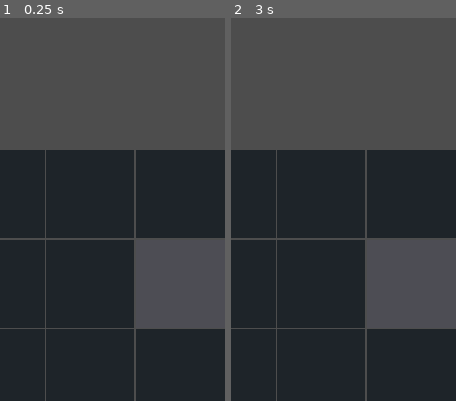
Above: before the commit, frames 1-2 (left to right).
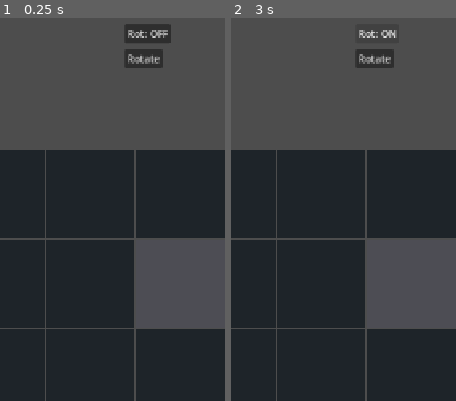
Above: after the commit, the same moments.

Repository: tokko/pipe-mania
Game: Godot game, scene res://scenes/main.tscn
Same seed, same stepped clock (60 frames per second), same inputs: the game is played once before the commit and once after it.
Inputs (mouse positions are % of the whole screen's width and height, from its top left):
- Up to frame 1 (0.25 s): no input
- Up to frame 2 (3 s): click (83, 2) at 0.5 s, where only the run after the commit has a clickable "Rot: OFF"; click (82, 2) at 1.25 s, where only the run after the commit has a clickable "Rot: ON"; click (82, 5) at 2 s, where only the run after the commit has a clickable "Rotate"; click (83, 2) at 2.75 s, where only the run after the commit has a clickable "Rot: OFF"
The pictures show only the part of the screen within x 50-100%, y 0-50%; the shares and areas given below are measured in that part.

The runs differ from the first frame. In frame 1, 1.6% of the frame differs, in the area x 56-76%, y 1-14%; in frame 2, 0.9%.

Commit message:
feat(S2.4): Settings autoload + rotation toggle + in-run controls
- scripts/settings.gd (autoload): rotation_enabled (default off) + audio/haptics flags
- main.gd: _effective_rotation() gates placement rotation on Settings.rotation_enabled;
  cycle_rotation() (renamed from rotate() — collided with Node2D.rotate(float) -> load failure
  -> headless hang); haptics gated on Settings
- hud.gd: in-run 'Rot' toggle button + 'Rotate' button (rotate_pressed signal -> cycle_rotation)
- scripted integration: ROT_OFF=0, ROT_ON=1 (toggle gates rotation), AUDIO/HAPTICS flags
- gate 75 green. E2 build phase complete.

Diff:
--- a/project.godot
+++ b/project.godot
@@ -14,6 +14,7 @@
 [autoload]
 
 Config="*res://scripts/config.gd"
+Settings="*res://scripts/settings.gd"
 
 [display]
 
--- a/scripts/main.gd
+++ b/scripts/main.gd
@@ -21,7 +21,7 @@
 var _gs
 var _bv
 var _hud
-var _rotation := 0  # S2.4 wires the rotation toggle; default = fixed spawn orientation
+var _current_rotation := 0  # player-chosen orientation; used only when Settings.rotation_enabled
 var _build_remaining := 0.0  # build-phase countdown (E3 wires GO at zero)
 
 
@@ -44,6 +44,7 @@
 	_hud = HUD.new()
 	add_child(_hud)
 	_hud.bind(_bv)
+	_hud.rotate_pressed.connect(cycle_rotation)
 	_build_remaining = float(c.build_seconds)
 	_hud.set_countdown(c.build_seconds)
 
@@ -60,12 +61,23 @@
 
 # Controller: mutate the model (the view never does), then refresh or give invalid feedback.
 func place_at(x: int, y: int) -> bool:
-	if _gs.place(x, y, _rotation):
+	if _gs.place(x, y, _effective_rotation()):
 		_bv.notify_changed()
 		return true
 	_bv.shake()
-	Input.vibrate_handheld(40)
+	if Settings.haptics_enabled:
+		Input.vibrate_handheld(40)
 	return false
+
+
+func _effective_rotation() -> int:
+	return _current_rotation if Settings.rotation_enabled else 0
+
+
+# Cycle the player-chosen orientation (only meaningful when rotation is enabled).
+# NB: NOT named rotate() — that collides with Node2D.rotate(float).
+func cycle_rotation() -> void:
+	_current_rotation = (_current_rotation + 1) & 3
 
 
 func _run_scripted() -> void:
@@ -120,3 +132,21 @@
 		gs3.set_pipe(x, 0, PT.Piece.STRAIGHT, 1)
 	bv3.notify_changed()  # state_changed -> HUD refresh
 	print("ROUTE_AFTER=", hud.route_value())
+
+	# --- S2.4: rotation toggle gates the placement rotation ---
+	var b4 = Board.new(3, 3)
+	b4.set_inlet(Vector2i(0, 1), PT.W)
+	b4.set_outlet(Vector2i(2, 1), PT.E)
+	_gs = GameState.new(b4)
+	_bv = BoardView.new()
+	add_child(_bv)
+	_bv.setup(_gs, VIEW, MIN_CELL, 0)
+	_current_rotation = 1
+	Settings.rotation_enabled = false
+	place_at(0, 0)  # rotation off -> stored rot 0
+	print("ROT_OFF=", _gs.pipe_rot_at(0, 0))
+	Settings.rotation_enabled = true
+	place_at(1, 0)  # rotation on -> stored rot = _current_rotation
+	print("ROT_ON=", _gs.pipe_rot_at(1, 0))
+	print("AUDIO=", Settings.audio_enabled, " HAPTICS=", Settings.haptics_enabled)
+	Settings.rotation_enabled = false  # reset
--- /dev/null
+++ b/scripts/settings.gd
@@ -0,0 +1,20 @@
+extends Node
+## Global game settings (autoload). In-memory for now; E4's SaveStore will persist them.
+## rotation_enabled is the opt-in "easier mode" toggle chosen in-run (default off = classic
+## fixed-orientation placement).
+
+var rotation_enabled := false
+var audio_enabled := true
+var haptics_enabled := true
+
+
+func toggle_rotation() -> void:
+	rotation_enabled = not rotation_enabled
+
+
+func toggle_audio() -> void:
+	audio_enabled = not audio_enabled
+
+
+func toggle_haptics() -> void:
+	haptics_enabled = not haptics_enabled
--- a/scripts/view/hud.gd
+++ b/scripts/view/hud.gd
@@ -1,6 +1,8 @@
 extends CanvasLayer
 ## Build-phase HUD: countdown, next-5 preview, live route-length readout. Observes the
 ## model via BoardView.state_changed (re-reads on change; never polls the model per frame).
+
+signal rotate_pressed
 
 const _PIECE_NAME := {0: "-", 1: "I", 2: "L", 3: "+"}  # NONE/STRAIGHT/BEND/CROSS glyphs
 
@@ -11,12 +13,28 @@
 var _countdown_label: Label
 var _route_label: Label
 var _preview_label: Label
+var _settings_btn: Button
 
 
 func _ready() -> void:
 	_countdown_label = _mk_label(Vector2(16, 16))
 	_route_label = _mk_label(Vector2(16, 48))
 	_preview_label = _mk_label(Vector2(16, 80))
+	_settings_btn = Button.new()
+	_settings_btn.text = "Rot: OFF"
+	_settings_btn.position = Vector2(560, 16)
+	_settings_btn.pressed.connect(_on_settings)
+	add_child(_settings_btn)
+	var rot_btn := Button.new()
+	rot_btn.text = "Rotate"
+	rot_btn.position = Vector2(560, 56)
+	rot_btn.pressed.connect(func() -> void: rotate_pressed.emit())
+	add_child(rot_btn)
+
+
+func _on_settings() -> void:
+	Settings.toggle_rotation()
+	_settings_btn.text = "Rot: " + ("ON" if Settings.rotation_enabled else "OFF")
 
 
 func _mk_label(pos: Vector2) -> Label:
Not shown, added: scripts/settings.gd.uid
Not shown, added: scripts/view/hud.gd.uid
Not shown, changed: docs/HANDOFF.md
